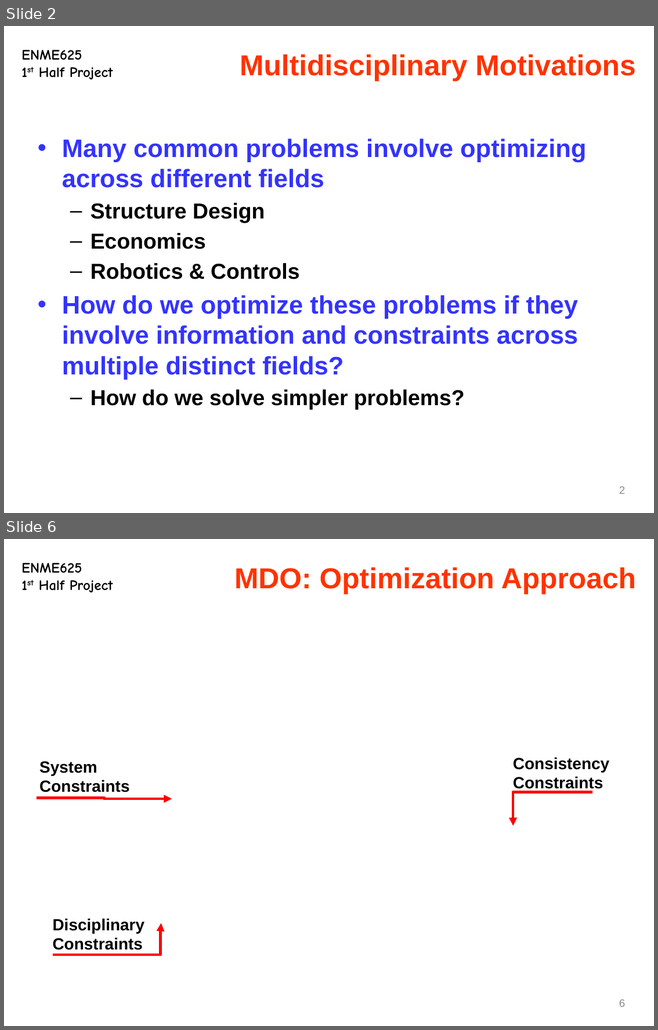
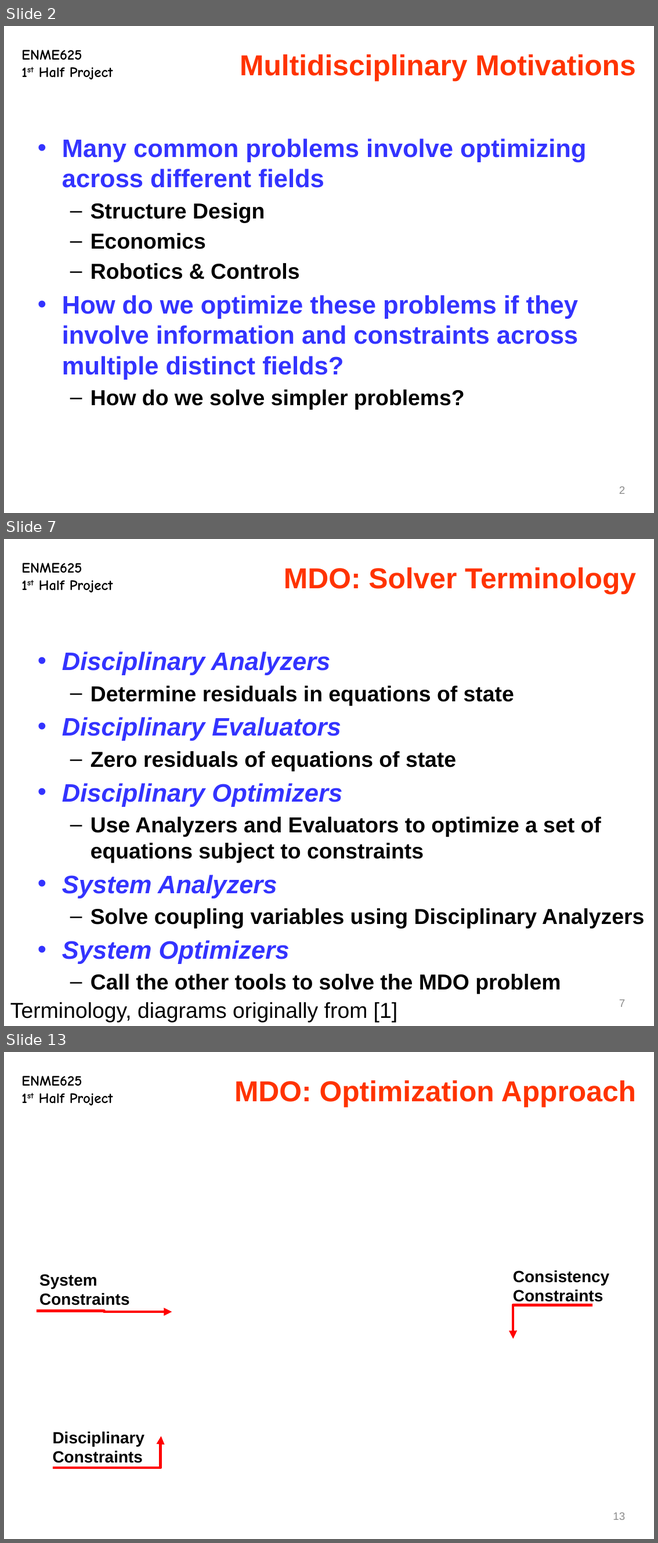
Before and after one commit to hqqen/eeby-deeby, a slide deck: class-work/optimization/project 1/slides.pptx. Shown one above the other, each under a label of ours: slides 2 and 6 before the commit, slides 2, 7 and 13 after it; the slides between them are not shown. The pictures are 658x1030 and 658x1543 pixels, drawn with LibreOffice and Linux fonts; fonts in the diff are those of the drawing; grey boxes stand for pictures. Boxes give left, top, right and bottom in pixels: in the first picture for what was removed or moved away, otherwise in the second. Text is boxed around its words. In the diff, an @@ line names an element or a change of style, - is before the commit and + after.

```diff
--- a/class-work/optimization/project 1/slides.pptx
+++ b/class-work/optimization/project 1/slides.pptx
@@ slide 7 added at [4, 539, 654, 1026], background #FFFFFF; not listed: 1 template element that a slide beside it also shows @@
@@ title added at [284, 567, 636, 594], 32 pt, text #FF3300, bold @@
+MDO: Solver Terminology
@@ text added at [62, 652, 644, 994], 24 pt, text #000000, bold @@
+• Disciplinary Analyzers
+  – Determine residuals in equations of state
+• Disciplinary Evaluators
+  – Zero residuals of equations of state
+• Disciplinary Optimizers
+  – Use Analyzers and Evaluators to optimize a set of equations subject to constraints
+• System Analyzers
+  – Solve coupling variables using Disciplinary Analyzers
+• System Optimizers
+  – Call the other tools to solve the MDO problem
@@ text added at [10, 1002, 397, 1022], 24 pt, text #000000 @@
+Terminology, diagrams originally from [1]
@@ page number added at [619, 1000, 625, 1007], 12 pt, text #8C8C8C @@
+7
@@ what was slide 6 is now slide 13 @@
@@ page number at [612, 1513, 625, 1520]: text changed @@
-6
+13
```
Also in this commit, not shown: 2 slides changed, 8 other slides added, 1 slide removed.
